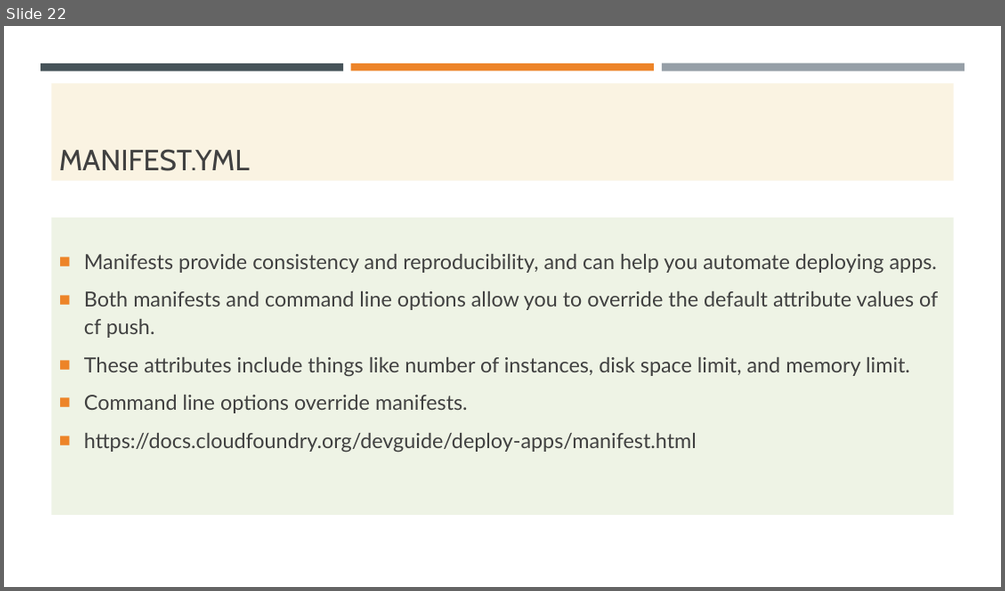
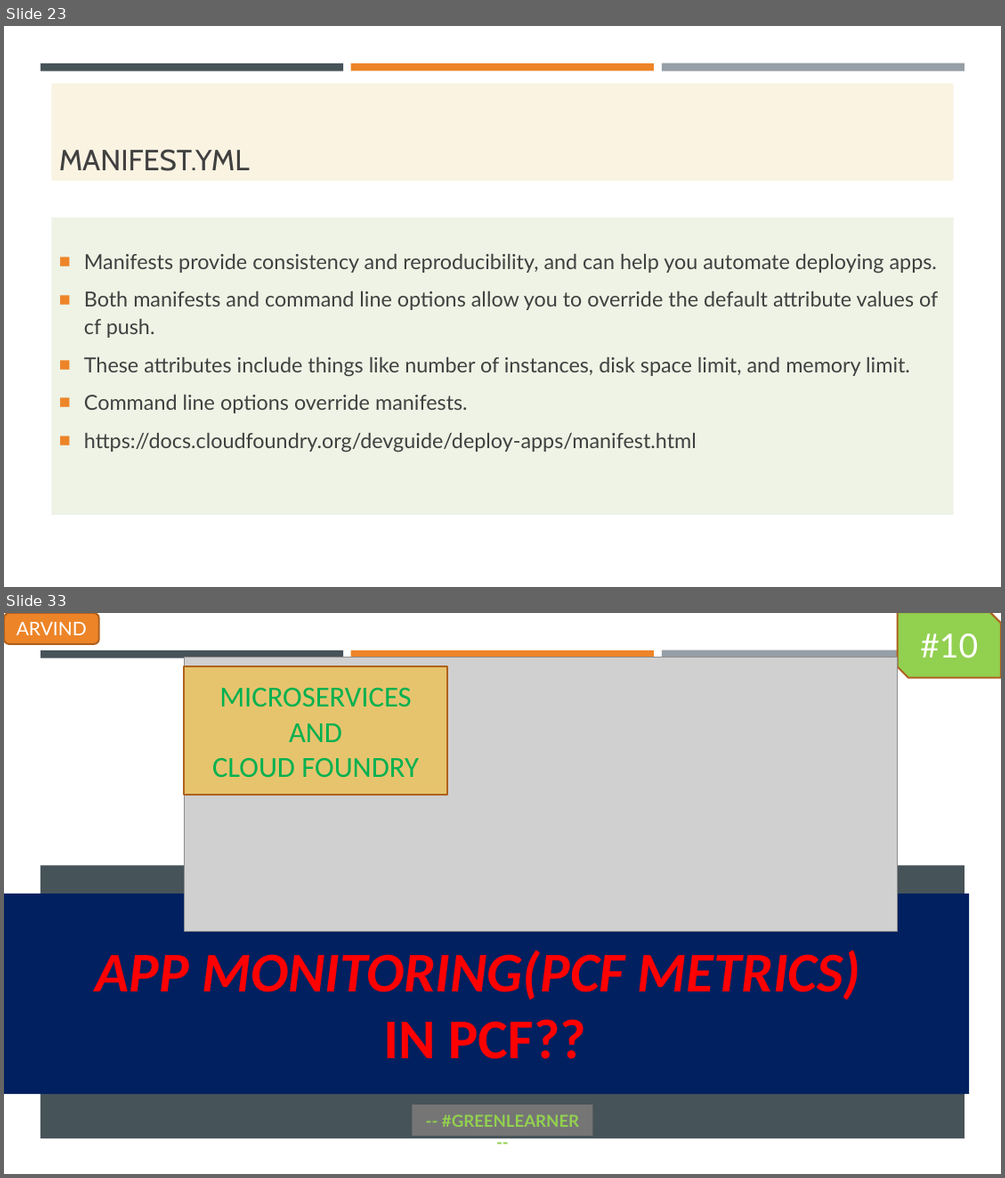
Before and after one commit to codefarm0/PivotalCloudFoundry, a slide deck: PCF.pptx. Shown one above the other, each under a label of ours: slide 22 before the commit, slides 23 and 33 after it; the slides between them are not shown. The pictures are 1005x591 and 1005x1178 pixels, drawn with LibreOffice and Linux fonts; fonts in the diff are those of the drawing; grey boxes stand for pictures; background and template pictures are left out. Boxes give left, top, right and bottom in pixels: in the first picture for what was removed or moved away, otherwise in the second. Text is boxed around its words. In the diff, an @@ line names an element or a change of style, - is before the commit and + after.

```diff
--- a/PCF.pptx
+++ b/PCF.pptx
@@ slide 33 added at (4,613,1001,1174), background picture (left out); not listed: 3 template elements that a slide beside it also shows @@
@@ rounded rectangle added at (4,613,99,644), fill #ED8428, outline #AF621E 1.75 pt, 18 pt, text #FFFFFF @@
+ARVIND
@@ snip diag rect added at (898,613,1001,678), fill #92D050, outline #AF621E 1.75 pt, 32 pt, text #FFFFFF @@
+#10
@@ picture added at (184,657,898,931) @@
@@ rectangle added at (184,666,447,795), fill #E6C46D, outline #AF621E 1.75 pt, 28 pt, text #00B050 @@
+MICROSERVICES
+AND
+CLOUD FOUNDRY
@@ rectangle added at (40,865,965,1138), fill #465359 @@
@@ title added at (4,893,969,1094), fill #002060, 54 pt, text #FF0000, bold, italic @@
+APP MONITORING(PCF METRICS)
+IN PCF??
@@ subtitle added at (413,1104,593,1135), fill #767676, 16 pt, text #92D050, bold @@
+-- #GREENLEARNER --
@@ what was slide 22 is now slide 23 @@
```
Also in this commit, not shown: 3 slides changed, 22 other slides added, 6 other files.
